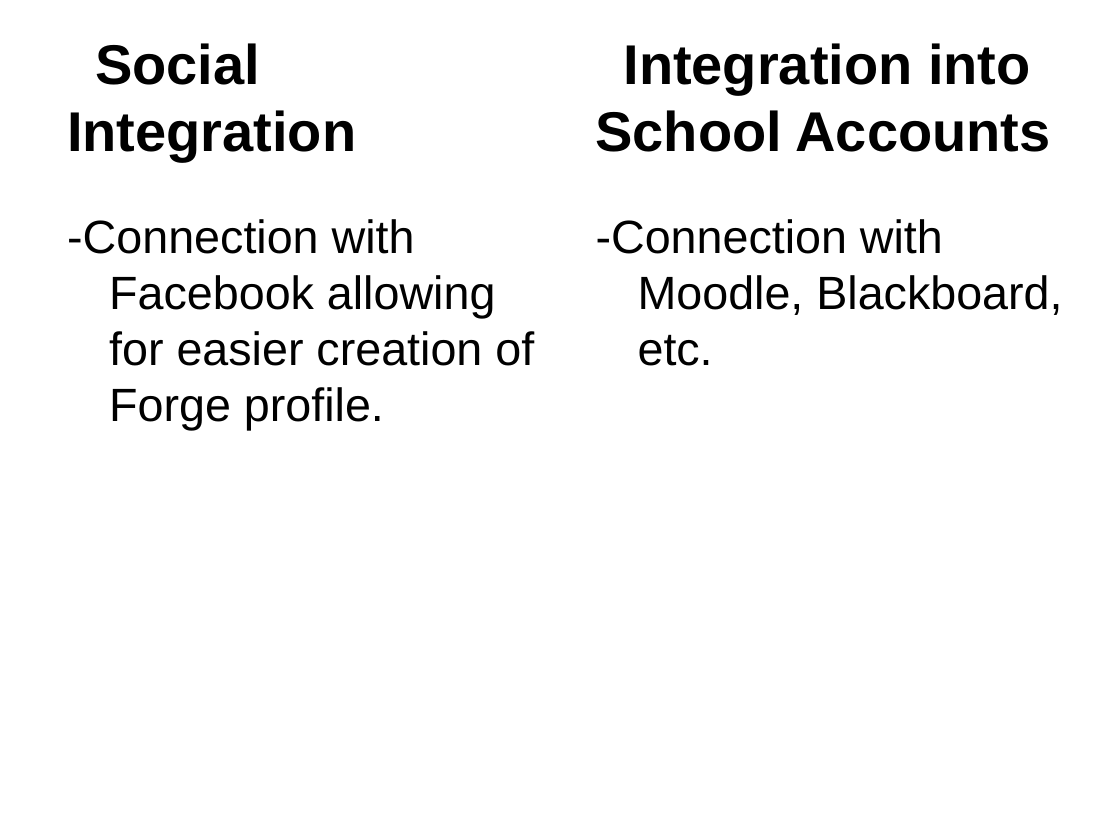
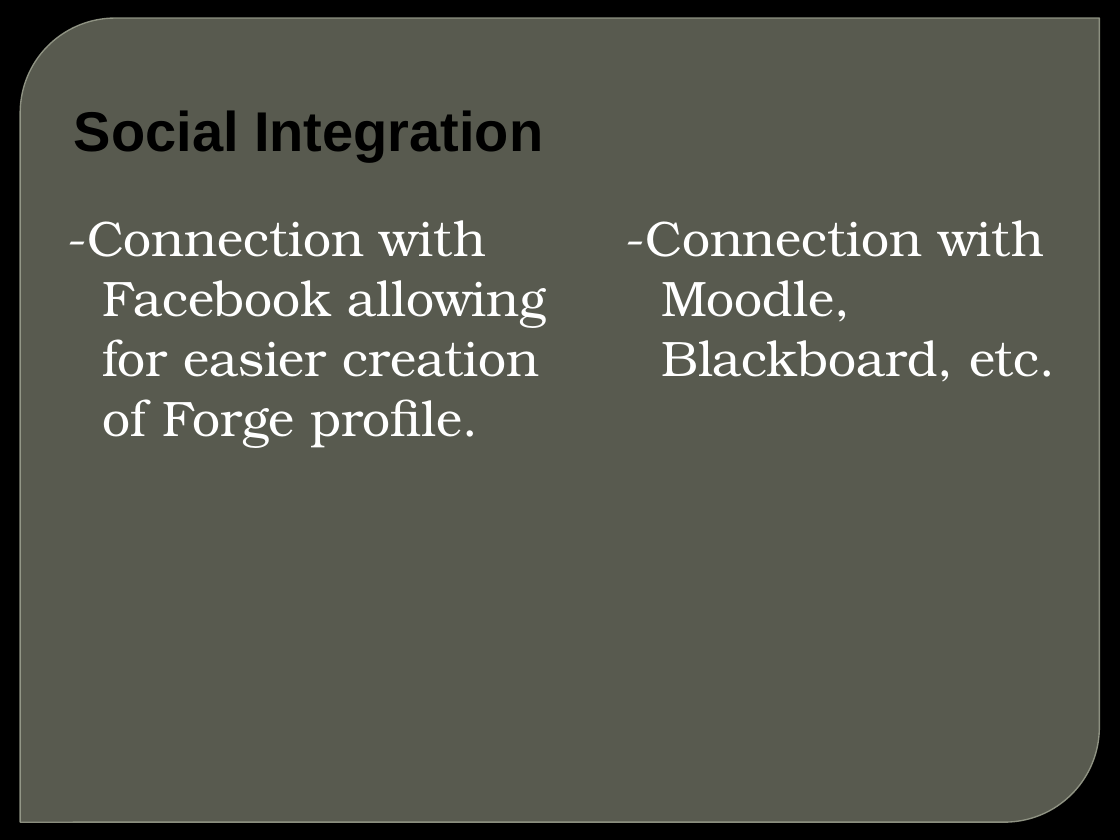
Before and after one commit to zgthompson/pockwester, a slide deck: slide 10 of documentation/Forge.pptx (slide 7 before the commit). Drawn at 1120x840 pixels with LibreOffice and Linux fonts; fonts in the diff are those of the drawing; background and template pictures are left out. Boxes give left, top, right and bottom in pixels: in the first picture for what was removed or moved away, otherwise in the second. Text is boxed around its words. In the diff, an @@ line names an element or a change of style, - is before the commit and + after.

Commit message:
Updated powerpoint

```diff
--- a/documentation/Forge.pptx
+++ b/documentation/Forge.pptx
@@ background #FFFFFF to picture (left out) @@
@@ round diag rect added at <box>20,18,1100,822</box>, fill #888B7B at 65% opacity, outline #9DA090 0.87 pt @@
@@ title "Social Integration" at <box>74,110,543,161</box>: indent changed @@
@@ title removed at <box>596,43,1050,152</box> @@
-Integration into School Accounts
@@ text "-Connection with Facebook allowing for ..." at <box>67,220,546,448</box>: size 30 to 32 pt, font Arial to TeX Gyre Bonum, text colour #000000 to #FFFFFF; indent changed; less space between paragraphs @@
@@ text "-Connection with Moodle, Blackboard, etc." at <box>625,220,1055,381</box>: size 30 to 32 pt, font Arial to TeX Gyre Bonum, text colour #000000 to #FFFFFF; indent changed; less space between paragraphs @@
@@ text "-Connection with Moodle, Blackboard, etc.": place and size @@
-text "-Connection with Moodle, Blackboard, etc." at <box>596,219,1062,366</box>
+text "-Connection with Moodle, Blackboard, etc." at <box>625,220,1055,381</box>
```
Also in this commit, not shown: 5 other slides changed, 9 slides added, 5 slides removed.
